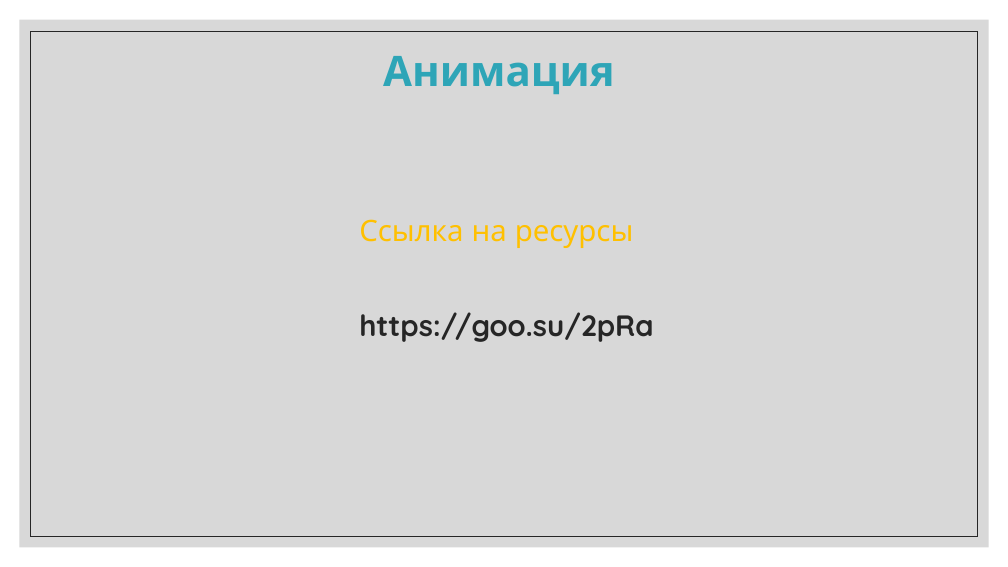
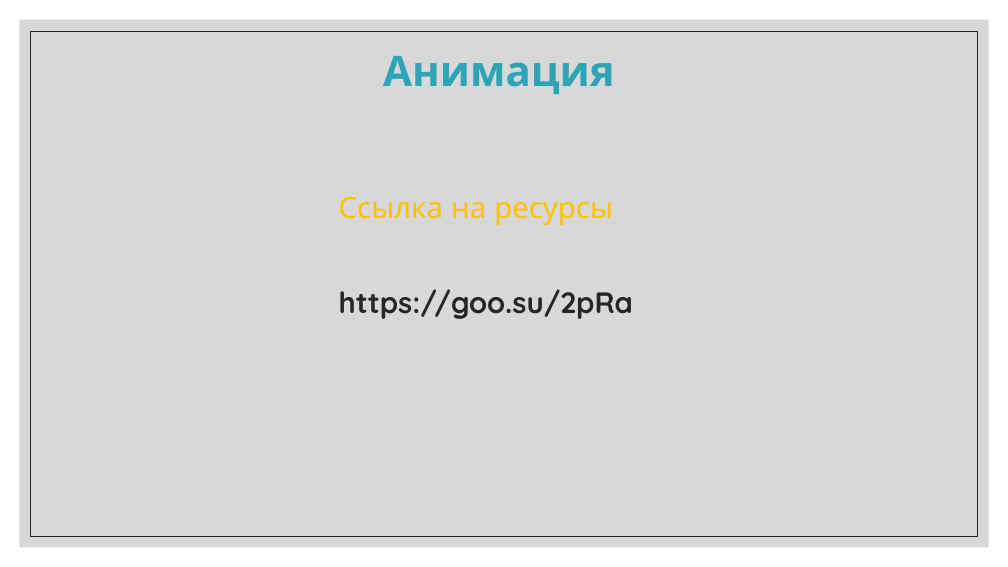
Before and after one commit to IriEfremova/LessonsCube, a slide deck: slide 4 of Unity/Lesson9/Animation.pptx (slide 5 before the commit). Drawn at 1008x567 pixels with LibreOffice and Linux fonts; fonts in the diff are those of the drawing. Boxes give left, top, right and bottom in pixels: in the first picture for what was removed or moved away, otherwise in the second. Text is boxed around its words. In the diff, an @@ line names an element or a change of style, - is before the commit and + after.

Commit message:
Edit

```diff
--- a/Unity/Lesson9/Animation.pptx
+++ b/Unity/Lesson9/Animation.pptx
@@ text "Ссылка на ресурсы": place and size @@
-text "Ссылка на ресурсы" at box(359, 219, 653, 342)
+text "Ссылка на ресурсы" at box(339, 196, 633, 319)
```
